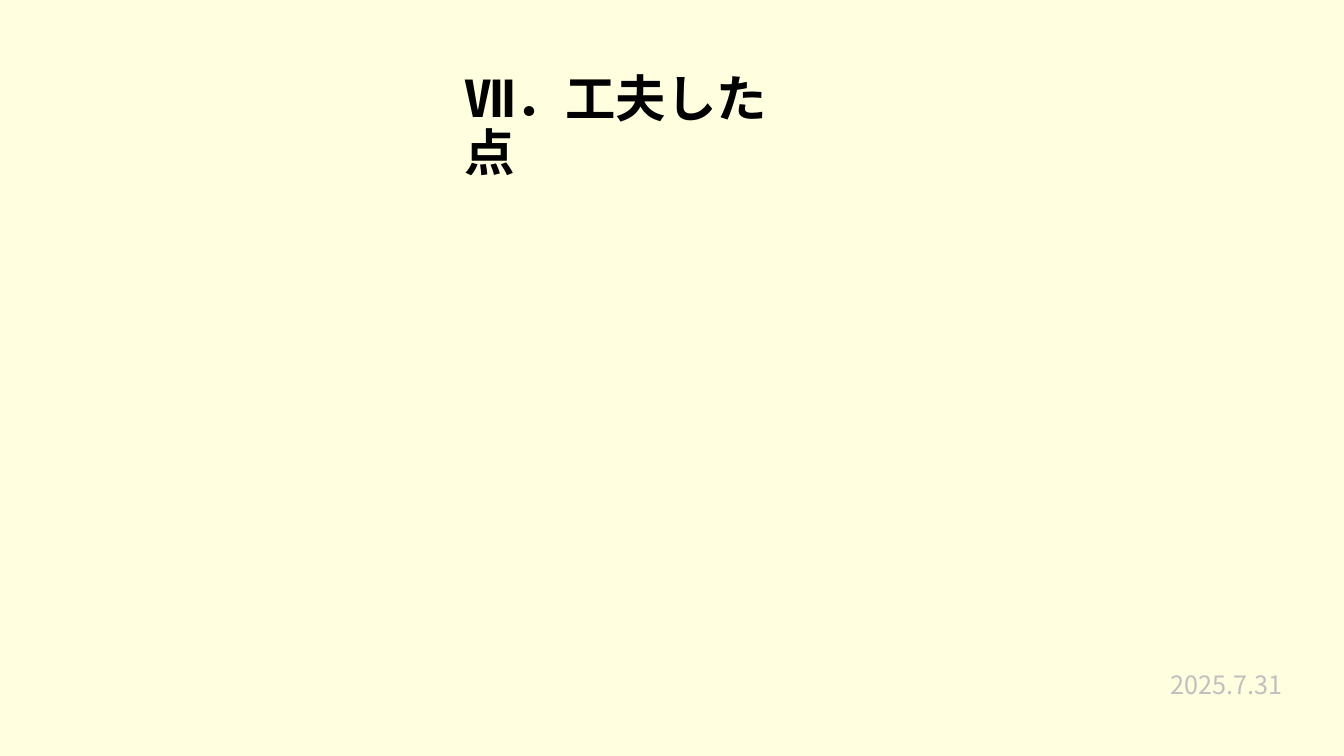
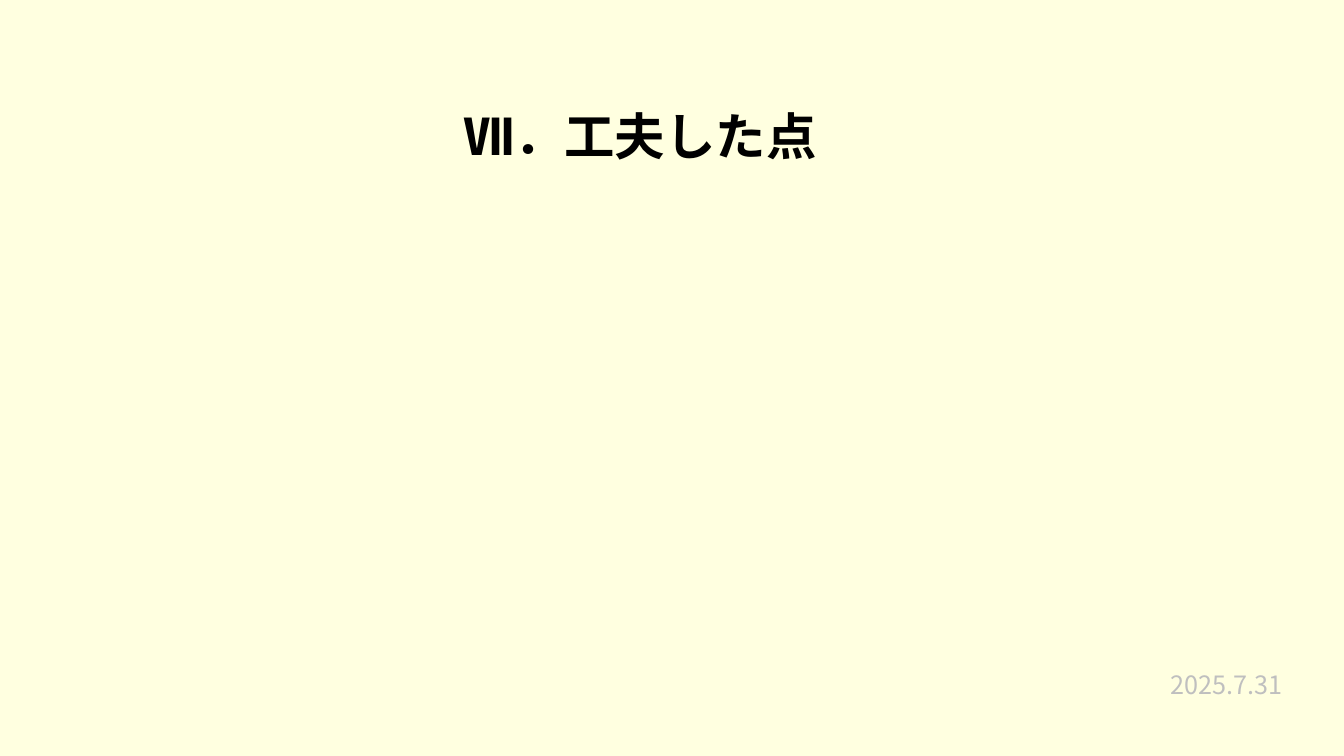
Before and after one commit to plusdojo2025/a2-7, a slide deck: slide 9 of 発表準備/7月成果発表会.pptx. Drawn at 1344x756 pixels with LibreOffice and Linux fonts; fonts in the diff are those of the drawing. Boxes give left, top, right and bottom in pixels: in the first picture for what was removed or moved away, otherwise in the second. Text is boxed around its words. In the diff, an @@ line names an element or a change of style, - is before the commit and + after.

```diff
--- a/発表準備/7月成果発表会.pptx
+++ b/発表準備/7月成果発表会.pptx
@@ title "Ⅶ．工夫した点" rewrapped from (465,74,767,175) to (464,112,817,160) @@
```
Also in this commit, not shown: 2 other slides changed.
